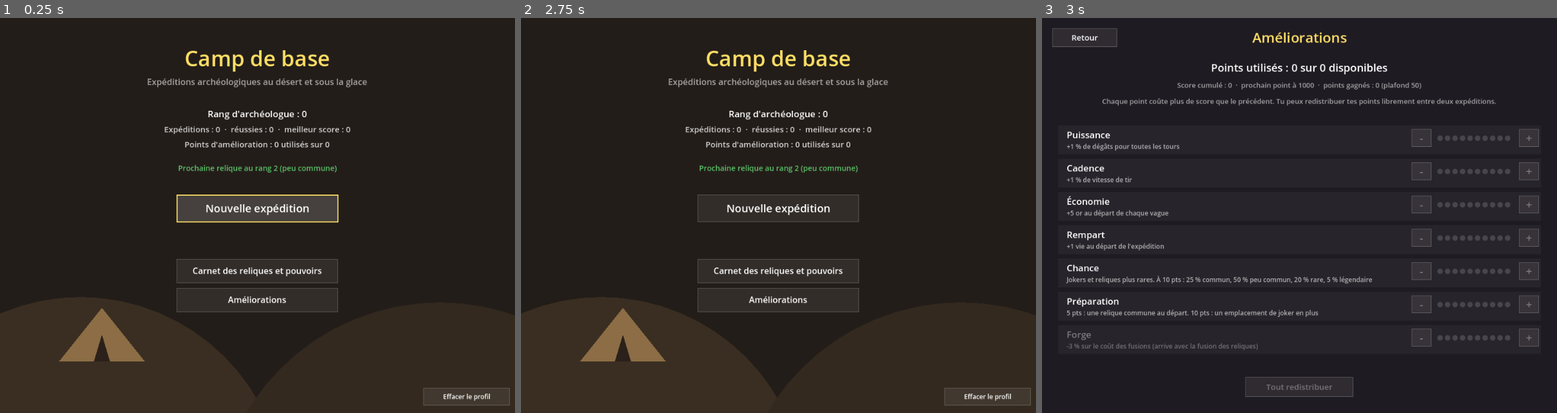
Above: before the commit, frames 1-3 (left to right).
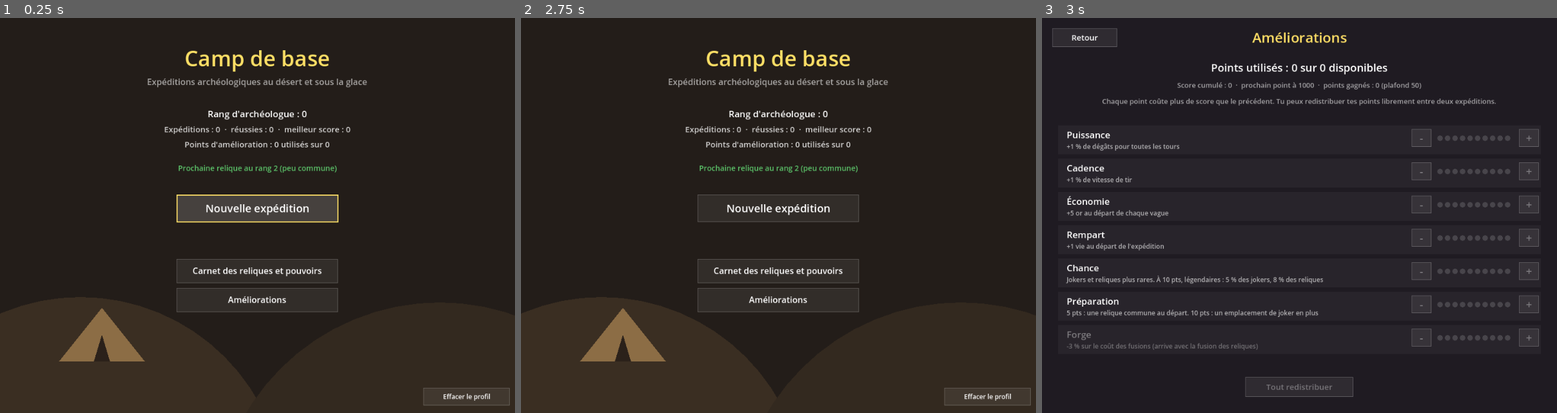
Above: after the commit, the same moments.

Repository: lamierizcoree/tower-defense-archeo
Game: Godot game, scene res://scenes/hub.tscn
Two runs of this game, one before a commit and one after it. Both use one fixed random seed, a clock stepped at 60 frames per second and the inputs below.
Inputs (mouse positions are in pixels of both pictures, inside the frame that each line leads up to):
- Up to frame 1 (0.25 s): no input
- Up to frame 2 (2.75 s): tap Enter at 0.5, 0.6, 2 s; move the mouse to (891, 195) at 0.52 s; click (891, 195) at 0.67 s; tap Space at 0.77, 1.25, 1.52 s; move the mouse to (675, 235) at 1.27 s; tap 1 at 1.35 s; click (675, 235) at 1.42 s; move the mouse to (830, 128) at 2.02 s; tap E at 2.1 s; click (830, 128) at 2.17 s
- Up to frame 3 (3 s): tap Space at 2.75 s; move the mouse to (1273, 294) at 2.77 s; tap F at 2.85 s; click (1273, 294) at 2.92 s

Frames 1-2 are identical in both runs. In frame 3, 0.3% of the frame differs, in the area x 27-65%, y 65-68%.

Commit message:
Chance au maximum : 8 % de reliques légendaires
Co-Authored-By: Claude Opus 5.5 <noreply@anthropic.com>
Claude-Session: https://claude.ai/code/session_017Les4UNgp6wHmFov6jEZHg

Diff:
--- a/scripts/data/jokers.gd
+++ b/scripts/data/jokers.gd
@@ -10,6 +10,8 @@
 const RARITY_NAMES := {"commun": "Commun", "non_commun": "Peu commun", "rare": "Rare", "legendaire": "Légendaire"}
 ## Chances de tirer chaque rareté pour une carte joker (sur 100).
 const WEIGHTS := {"commun": 55, "non_commun": 30, "rare": 12, "legendaire": 3}
+## Chances quand la stat Chance est au maximum (10 points).
+const MAX_LUCK_WEIGHTS := {"commun": 25, "non_commun": 50, "rare": 20, "legendaire": 5}
 
 ## Réglages des jokers à effet chiffré (pour équilibrer facilement).
 const BUTIN_GOLD := 0.3          # Butin de fouille : +30 % d'or pendant les vagues
@@ -92,7 +94,7 @@
 	for id in DATA:
 		if not id in held:
 			pools[DATA[id]["rarity"]].append(id)
-	var weights := Relics.lucky_weights(WEIGHTS, luck)
+	var weights := Relics.lucky_weights(WEIGHTS, luck, MAX_LUCK_WEIGHTS)
 	var result: Array[String] = []
 	for i in 3:
 		var allowed: Array = RARITIES.slice(2) if i < rare_slots else RARITIES
--- a/scripts/data/relics.gd
+++ b/scripts/data/relics.gd
@@ -104,16 +104,17 @@
 	return DATA[id].get("short", describe(id))
 
 
-## Chances des raretés quand la stat Chance est au maximum (reliques et jokers).
+## Chances des raretés de relique quand la stat Chance est au maximum.
 ## Entre 0 et le maximum, les chances glissent en ligne droite des valeurs de base vers celles-ci.
-const MAX_LUCK_WEIGHTS := {"commun": 25.0, "non_commun": 50.0, "rare": 20.0, "legendaire": 5.0}
+## (Celles des jokers sont dans jokers.gd.)
+const MAX_LUCK_WEIGHTS := {"commun": 22.0, "non_commun": 50.0, "rare": 20.0, "legendaire": 8.0}
 
 
 ## Chances de chaque rareté avec la stat Chance (luck va de 0 à 1).
-static func lucky_weights(base: Dictionary, luck: float) -> Dictionary:
+static func lucky_weights(base: Dictionary, luck: float, target: Dictionary = MAX_LUCK_WEIGHTS) -> Dictionary:
 	var w := {}
 	for rar in RARITIES:
-		w[rar] = lerpf(float(base[rar]), MAX_LUCK_WEIGHTS[rar], clampf(luck, 0.0, 1.0))
+		w[rar] = lerpf(float(base[rar]), float(target[rar]), clampf(luck, 0.0, 1.0))
 	return w
 
 
--- a/scripts/data/upgrades.gd
+++ b/scripts/data/upgrades.gd
@@ -21,7 +21,7 @@
 	"cadence": {"name": "Cadence", "desc": "+1 % de vitesse de tir"},
 	"economie": {"name": "Économie", "desc": "+5 or au départ de chaque vague"},
 	"rempart": {"name": "Rempart", "desc": "+1 vie au départ de l'expédition"},
-	"chance": {"name": "Chance", "desc": "Jokers et reliques plus rares. À 10 pts : 25 % commun, 50 % peu commun, 20 % rare, 5 % légendaire"},
+	"chance": {"name": "Chance", "desc": "Jokers et reliques plus rares. À 10 pts, légendaires : 5 % des jokers, 8 % des reliques"},
 	"preparation": {"name": "Préparation", "desc": "5 pts : une relique commune au départ. 10 pts : un emplacement de joker en plus"},
 	"forge": {"name": "Forge", "desc": "-3 % sur le coût des fusions (arrive avec la fusion des reliques)", "disabled": true},
 }
